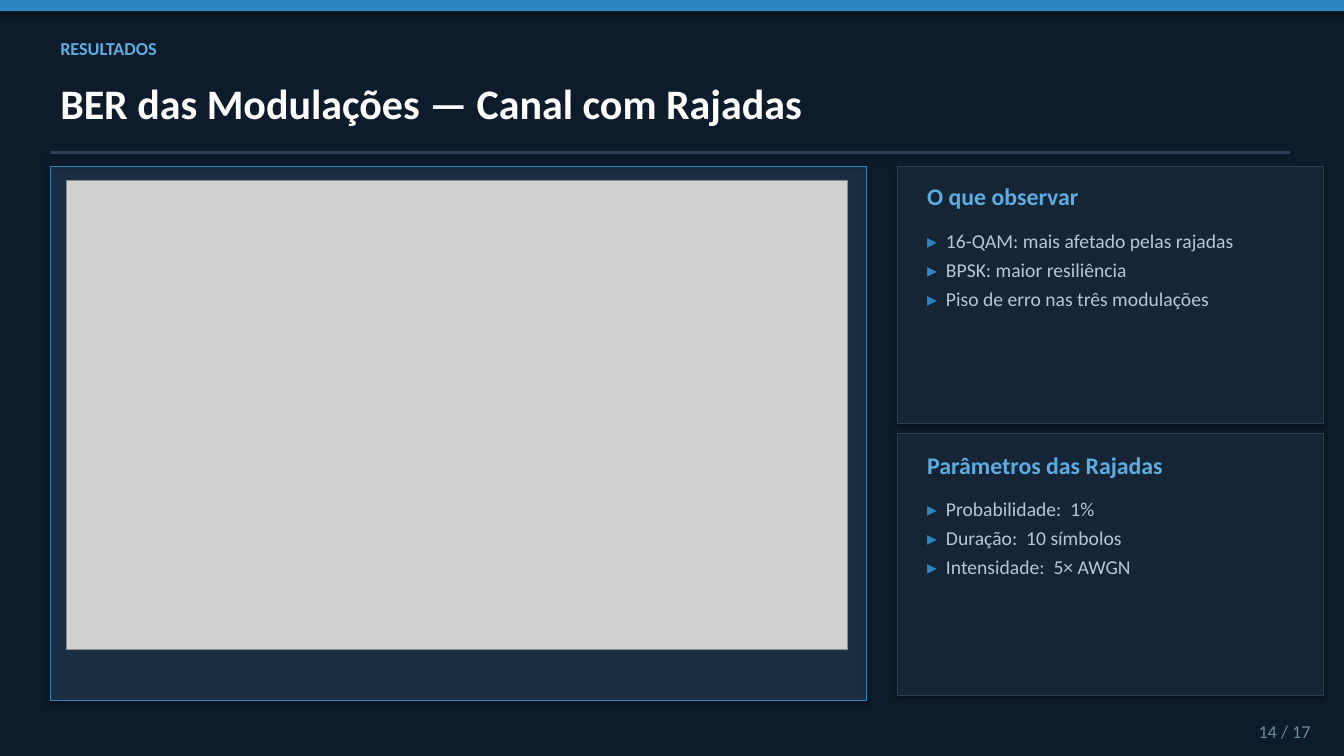
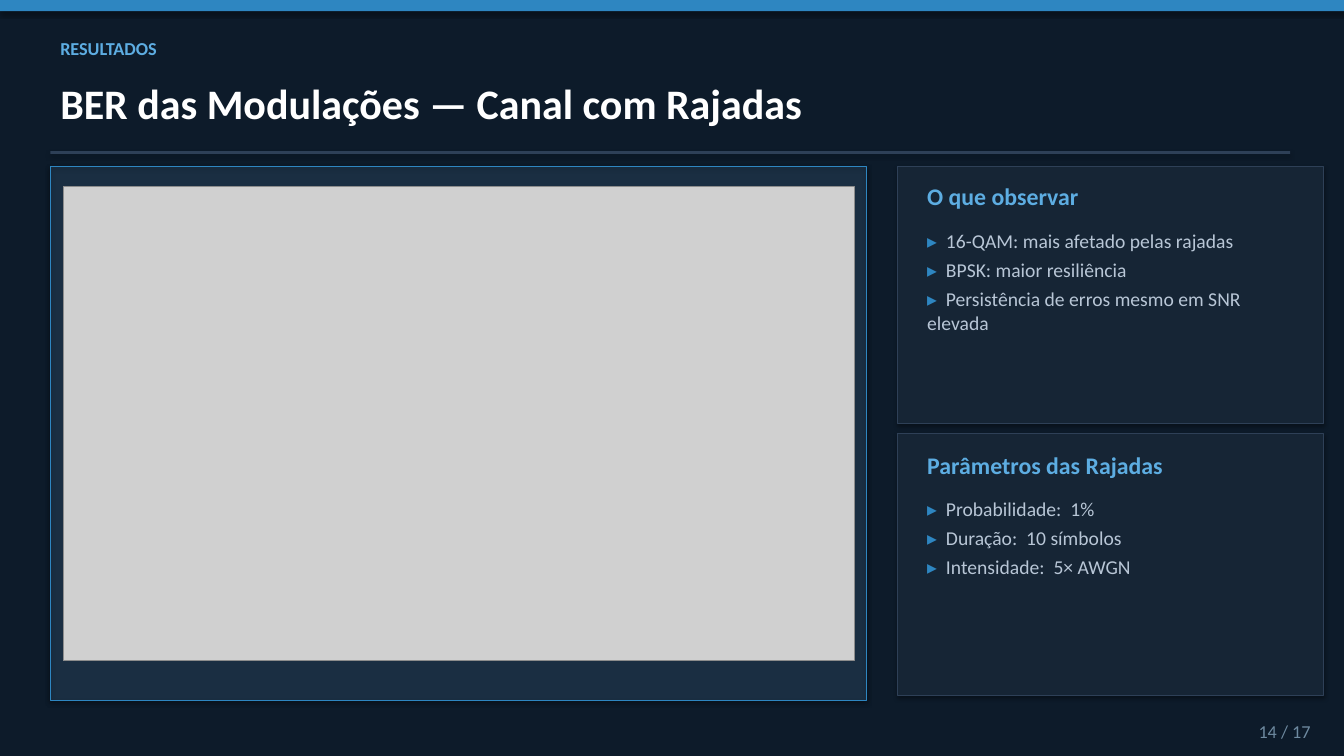
Before and after one commit to T10SAM/Simulador-de-Transmissao-Digital, a slide deck: slide 14 of Apresentação.pptx. Drawn at 1344x756 pixels with LibreOffice and Linux fonts; fonts in the diff are those of the drawing; grey boxes stand for pictures. Boxes give left, top, right and bottom in pixels: in the first picture for what was removed or moved away, otherwise in the second. Text is boxed around its words. In the diff, an @@ line names an element or a change of style, - is before the commit and + after.

```diff
--- a/Apresentação.pptx
+++ b/Apresentação.pptx
@@ picture: place and size @@
-picture at (67, 180, 848, 649)
+picture at (64, 187, 855, 661)
@@ text at (927, 292, 1240, 330): text changed @@
-▸ Piso de erro nas três modulações
+▸ Persistência de erros mesmo em SNR elevada
```
Also in this commit, not shown: 9 other slides changed, 14 other files.
